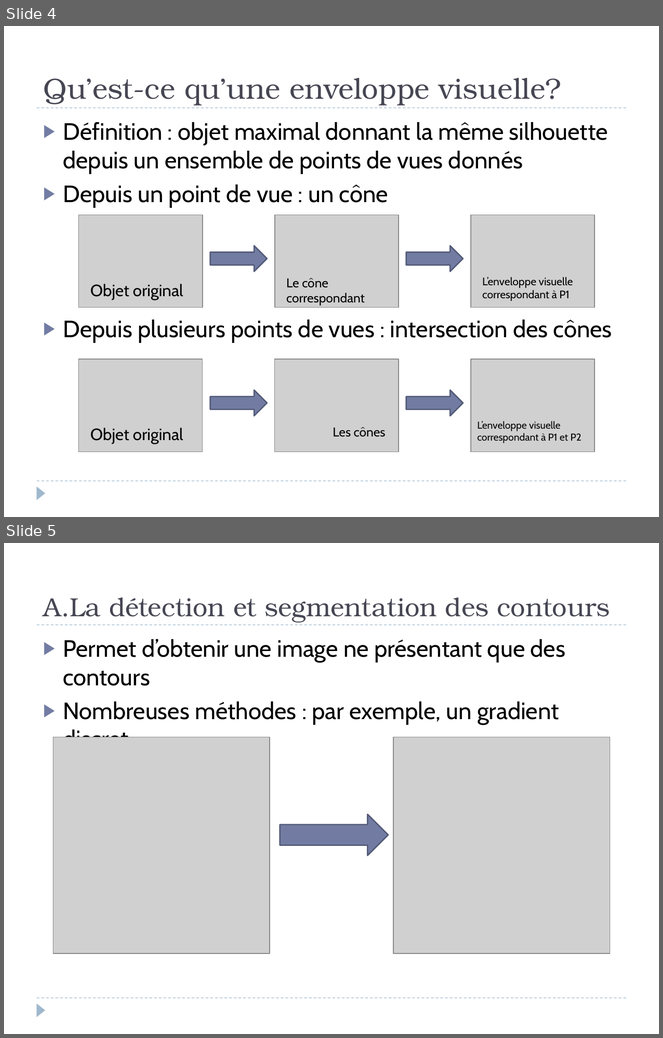
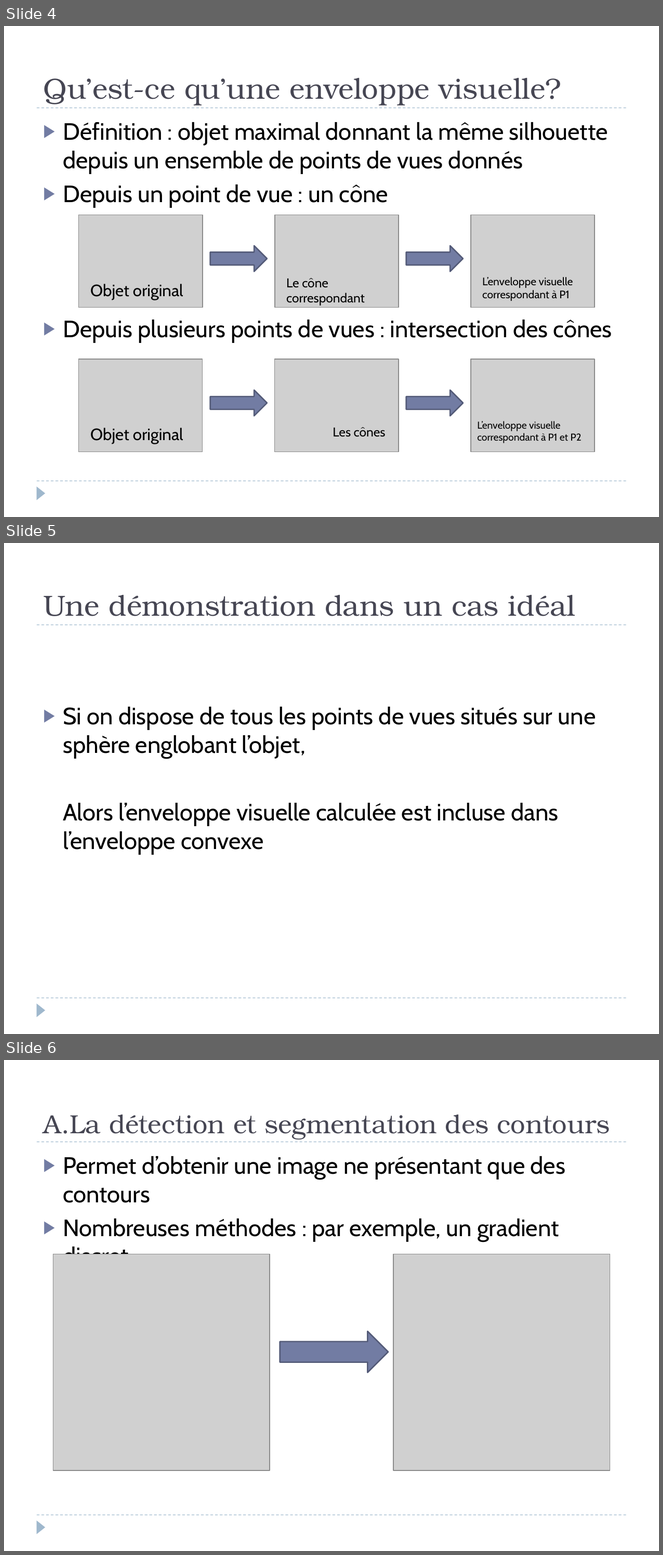
Before and after one commit to Involture/fuuusion, a slide deck: livrables/Oral/Presentation_Tim.pptx. Shown one above the other, each under a label of ours: slides 4 and 5 before the commit, slides 4, 5 and 6 after it. The pictures are 663x1038 and 663x1555 pixels, drawn with LibreOffice and Linux fonts; fonts in the diff are those of the drawing; grey boxes stand for pictures. Boxes give left, top, right and bottom in pixels: in the first picture for what was removed or moved away, otherwise in the second. Text is boxed around its words. In the diff, an @@ line names an element or a change of style, - is before the commit and + after.

```diff
--- a/livrables/Oral/Presentation_Tim.pptx
+++ b/livrables/Oral/Presentation_Tim.pptx
@@ slide 5 added at [4,543,659,1034], background #FFFFFF; not listed: 3 template elements that a slide beside it also shows @@
@@ title added at [43,595,576,616], 32 pt, text #464653 @@
+Une démonstration dans un cas idéal
@@ text added at [63,707,596,854], 26 pt, text #000000 @@
+▶ Si on dispose de tous les points de vues situés sur une sphère englobant l’objet,
+Alors l’enveloppe visuelle calculée est incluse dans l’enveloppe convexe
@@ what was slide 5 is now slide 6 @@
```
Also in this commit, not shown: 3 slides changed, 47 other files.
